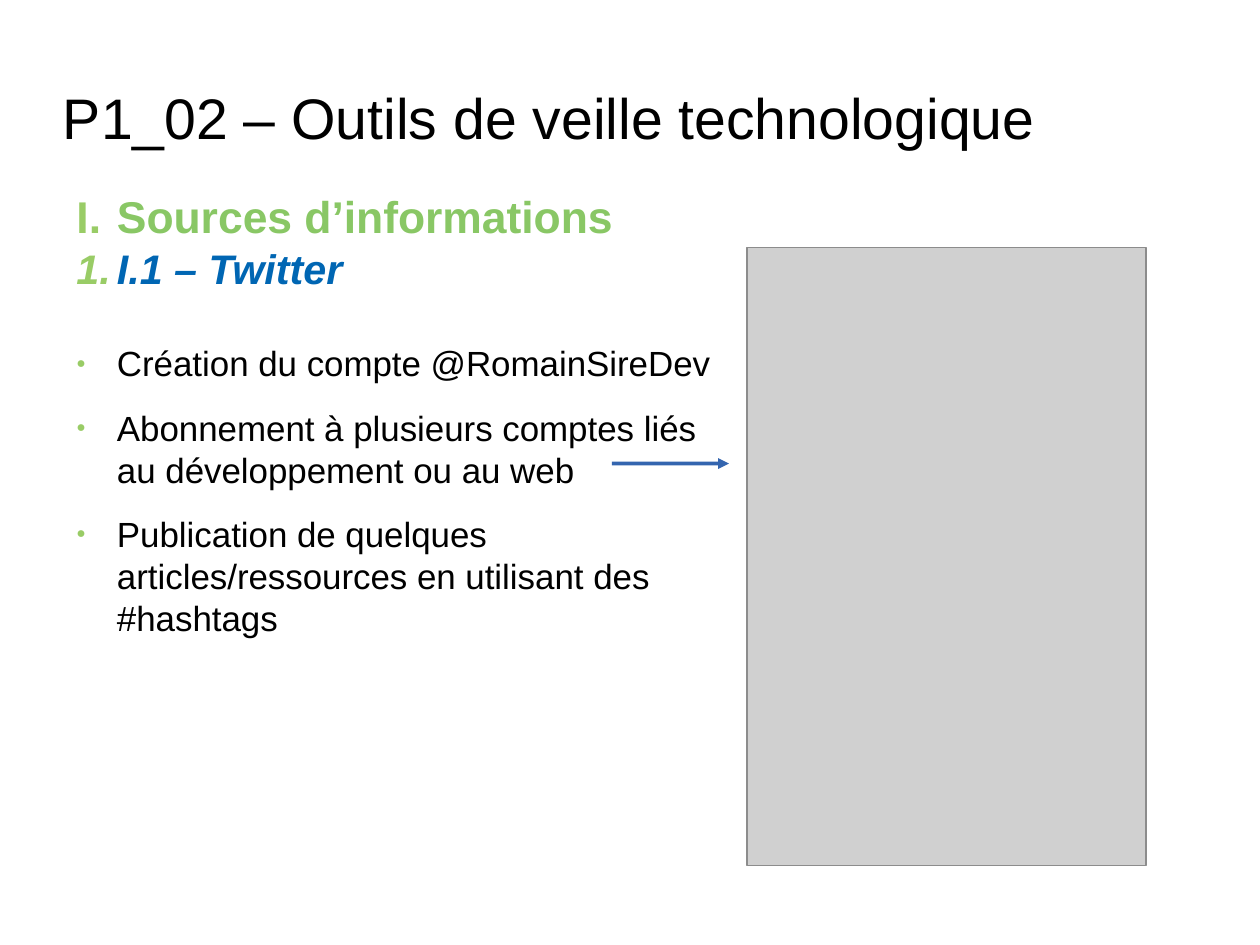
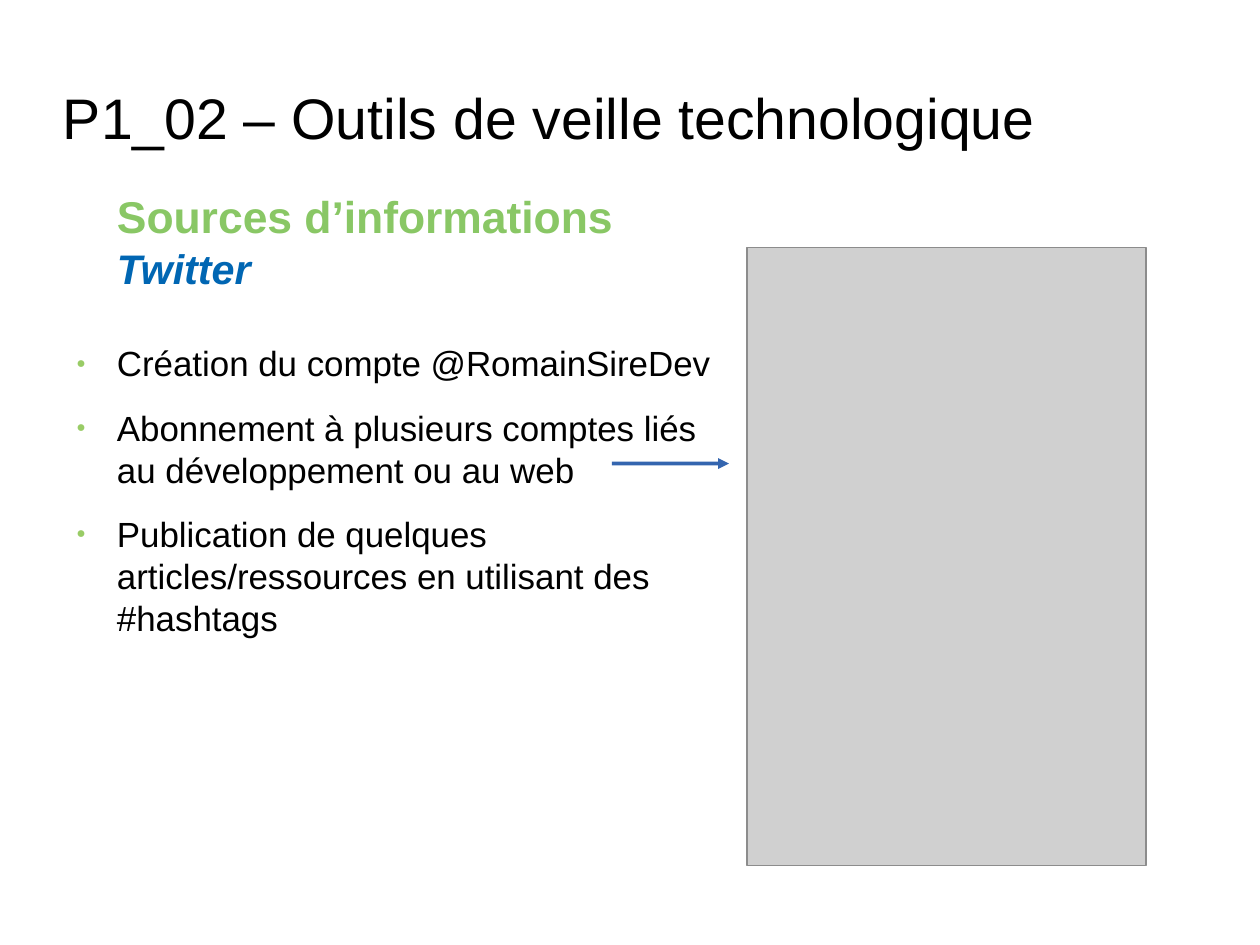
Before and after one commit to RomainSire/OC-P1-Quotidien-Dev-Web, a slide deck: slide 9 of P1_00_Présentation.odp (slide 8 before the commit). Drawn at 1260x945 pixels with LibreOffice and Linux fonts; fonts in the diff are those of the drawing; grey boxes stand for pictures; background and template pictures are left out. Boxes give left, top, right and bottom in pixels: in the first picture for what was removed or moved away, otherwise in the second. Text is boxed around its words. In the diff, an @@ line names an element or a change of style, - is before the commit and + after.

```diff
--- a/P1_00_Présentation.odp
+++ b/P1_00_Présentation.odp
@@ text "Sources d’informations" at bbox=[117, 201, 612, 234]: bullet I. to none @@
@@ text at bbox=[117, 254, 251, 285]: text changed @@
-1. I.1 – Twitter
+Twitter
```
Also in this commit, not shown: 8 other slides changed, 1 slide added.
